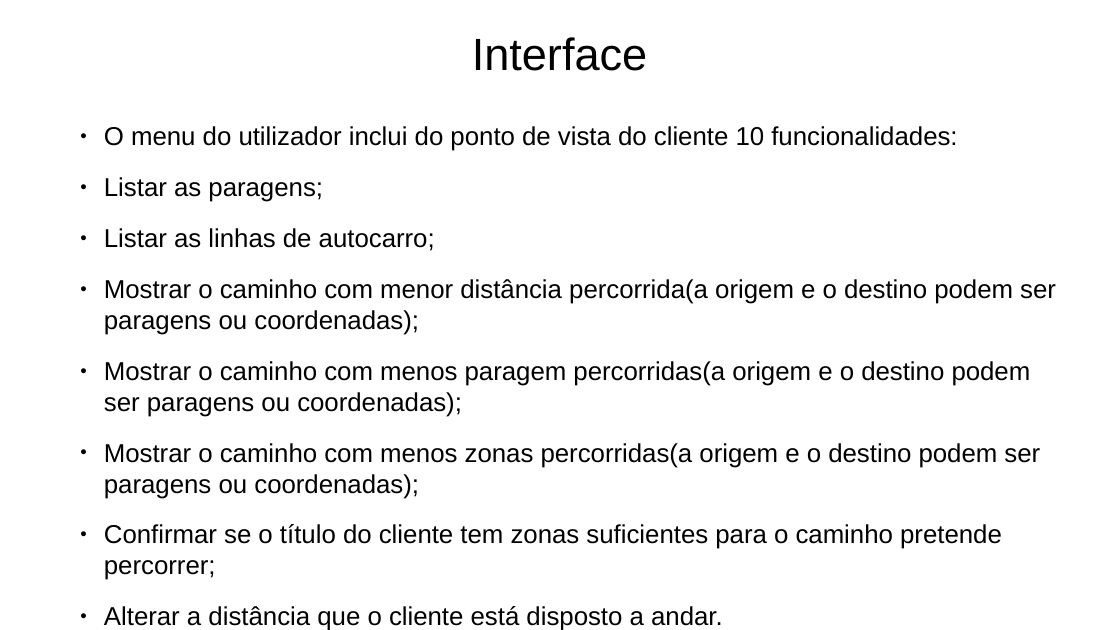
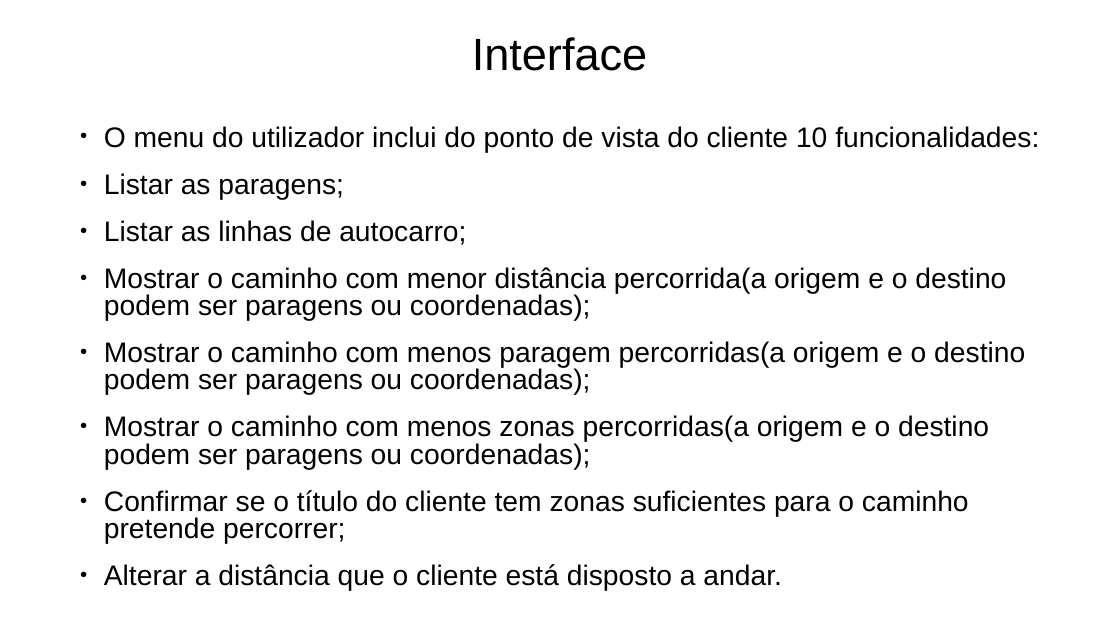
Before and after one commit to Naapperas/feup-aed-proj2, a slide deck: slide 11 of Apresentação.pptx. Drawn at 1120x630 pixels with LibreOffice and Linux fonts; fonts in the diff are those of the drawing. Boxes give left, top, right and bottom in pixels: in the first picture for what was removed or moved away, otherwise in the second. Text is boxed around its words. In the diff, an @@ line names an element or a change of style, - is before the commit and + after.

```diff
--- a/Apresentação.pptx
+++ b/Apresentação.pptx
@@ text "O menu do utilizador inclui ..." at (x1=104, y1=126, x2=1039, y2=591): size 18.2 to 20 pt; line spacing 1 to 0.8 @@
```
Also in this commit, not shown: 12 other slides changed, 1 slide added, 1 other file.
